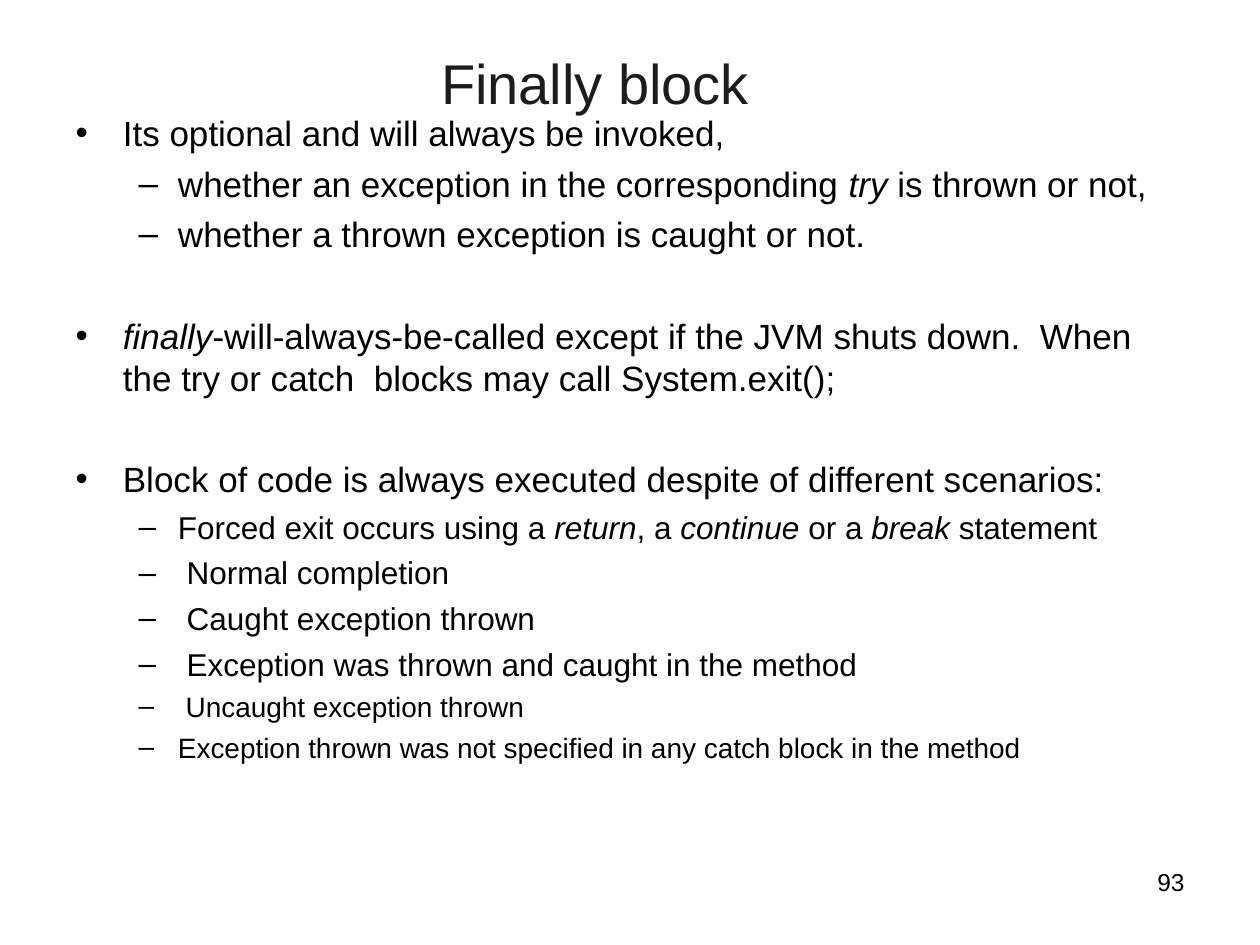
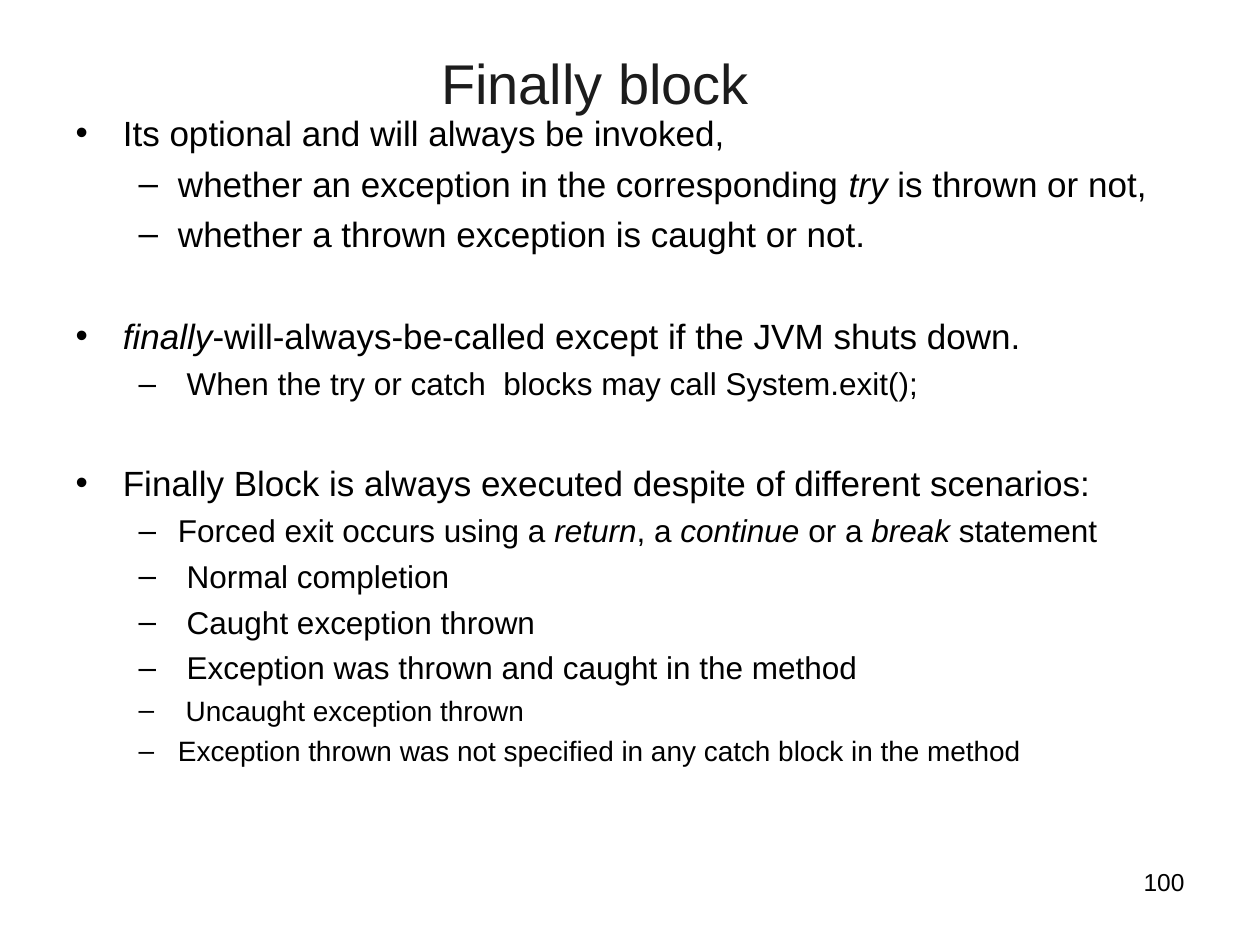
Before and after one commit to vatsanTraining/freshers_dec_2021, a slide deck: slide 100 of JavaModule_2_Excella.ppt (slide 93 before the commit). Drawn at 1260x945 pixels with LibreOffice and Linux fonts; fonts in the diff are those of the drawing; background and template pictures are left out. Boxes give left, top, right and bottom in pixels: in the first picture for what was removed or moved away, otherwise in the second. Text is boxed around its words. In the diff, an @@ line names an element or a change of style, - is before the commit and + after.

```diff
--- a/JavaModule_2_Excella.ppt
+++ b/JavaModule_2_Excella.ppt
@@ text at [123, 323, 1090, 503]: text changed @@
-• finally-will-always-be-called except if the JVM shuts down. When the try or catch blocks may call System.exit();
-• Block of code is always executed despite of different scenarios:
+• finally-will-always-be-called except if the JVM shuts down.
+  – When the try or catch blocks may call System.exit();
+• Finally Block is always executed despite of different scenarios:
@@ page number at [1144, 874, 1185, 892]: text changed @@
-93
+100
```
Also in this commit, not shown: 11 other slides changed, 16 slides added, 9 slides removed.
